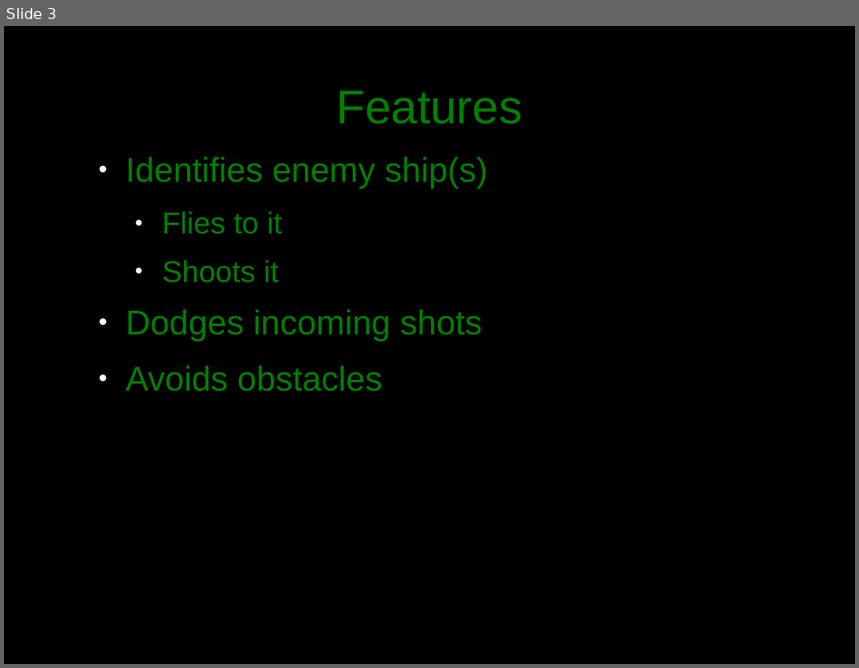
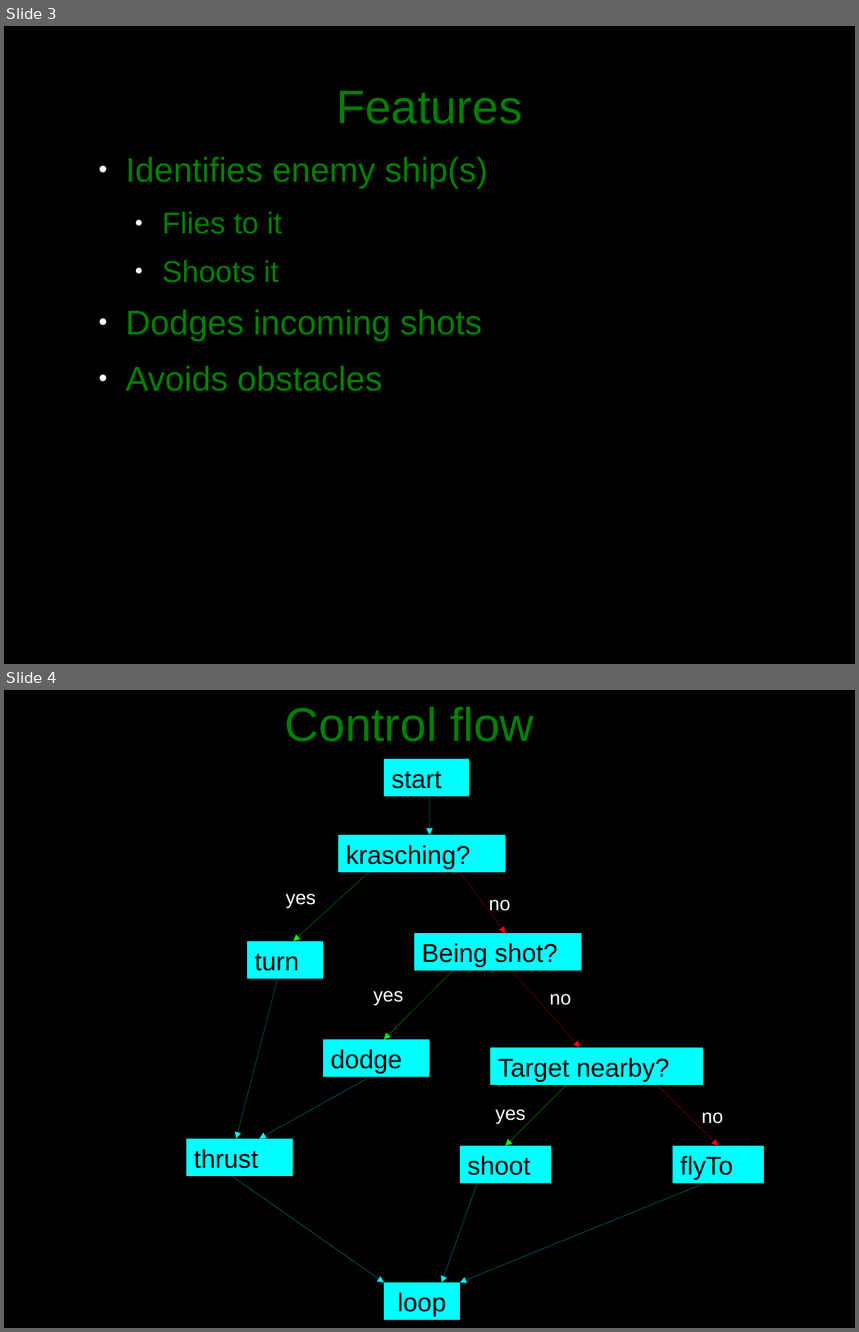
Before and after one commit to jakkdl/TDDD63-XPilot-AI, a slide deck: presentation.odp. Shown one above the other, each under a label of ours: slide 3 before the commit, slides 3 and 4 after it. The pictures are 859x668 and 859x1332 pixels, drawn with LibreOffice and Linux fonts; fonts in the diff are those of the drawing. Boxes give left, top, right and bottom in pixels: in the first picture for what was removed or moved away, otherwise in the second. Text is boxed around its words. In the diff, an @@ line names an element or a change of style, - is before the commit and + after.

```diff
--- a/presentation.odp
+++ b/presentation.odp
@@ slide 4 added at box(4, 690, 855, 1328), background #000000 @@
@@ text added at box(285, 707, 534, 742), 44 pt, text #008000 @@
+Control flow
@@ rectangle added at box(384, 758, 469, 796), fill #00FFFF, 24 pt, text #000000 @@
+start
@@ arrow added from (430, 796) to (430, 835), #00FFFF 0 pt @@
@@ rectangle added at box(338, 835, 506, 873), fill #00FFFF, 24 pt, text #000000 @@
+krasching?
@@ text added at box(286, 894, 316, 909), 18 pt, text #FFFFFF @@
+yes
@@ arrow added from (369, 872) to (294, 941), #00FF00 0 pt @@
@@ arrow added from (461, 872) to (506, 933), #FF0000 0 pt @@
@@ text added at box(489, 900, 510, 914), 18 pt, text #FFFFFF @@
+no
@@ rectangle added at box(414, 933, 582, 971), fill #00FFFF, 24 pt, text #000000 @@
+Being shot?
@@ rectangle added at box(247, 941, 323, 979), fill #00FFFF, 24 pt, text #000000 @@
+turn
@@ arrow added from (278, 979) to (237, 1138), #00FFFF 0 pt @@
@@ arrow added from (452, 971) to (384, 1040), #00FF00 0 pt @@
@@ arrow added from (512, 971) to (580, 1048), #FF0000 0 pt @@
@@ text added at box(373, 991, 403, 1005), 18 pt, text #FFFFFF @@
+yes
@@ text added at box(550, 994, 571, 1005), 18 pt, text #FFFFFF @@
+no
@@ rectangle added at box(323, 1040, 430, 1078), fill #00FFFF, 24 pt, text #000000 @@
+dodge
@@ rectangle added at box(490, 1048, 704, 1085), fill #00FFFF, 24 pt, text #000000 @@
+Target nearby?
@@ arrow added from (367, 1078) to (259, 1138), #00FFFF 0 pt @@
@@ arrow added from (566, 1085) to (506, 1147), #00FF00 0 pt @@
@@ arrow added from (658, 1085) to (718, 1147), #FF0000 0 pt @@
@@ text added at box(496, 1110, 525, 1125), 18 pt, text #FFFFFF @@
+yes
@@ text added at box(702, 1113, 723, 1124), 18 pt, text #FFFFFF @@
+no
@@ rectangle added at box(186, 1138, 293, 1176), fill #00FFFF, 24 pt, text #000000 @@
+thrust
@@ rectangle added at box(461, 1147, 552, 1184), fill #00FFFF, 24 pt, text #000000 @@
+shoot
@@ rectangle added at box(673, 1147, 764, 1184), fill #00FFFF, 24 pt, text #000000 @@
+flyTo
@@ arrow added from (232, 1176) to (384, 1284), #00FFFF 0 pt @@
@@ arrow added from (477, 1183) to (442, 1284), #00FFFF 0 pt @@
@@ arrow added from (705, 1183) to (461, 1284), #00FFFF 0 pt @@
@@ rectangle added at box(384, 1284, 460, 1321), fill #00FFFF, 24 pt, text #000000 @@
+loop
```
Also in this commit, not shown: 2 slides changed, 1 other slide added, 1 slide removed.
